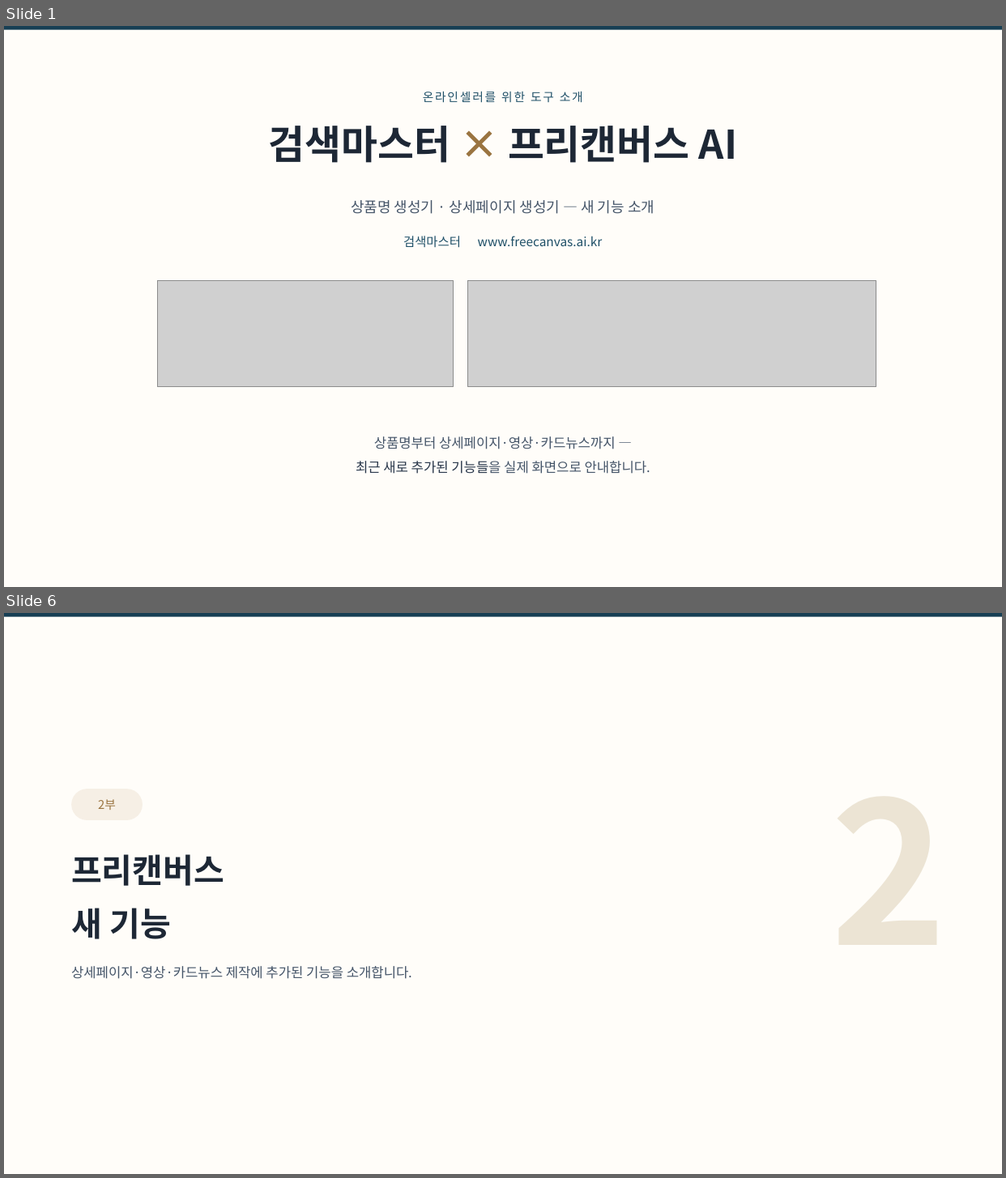
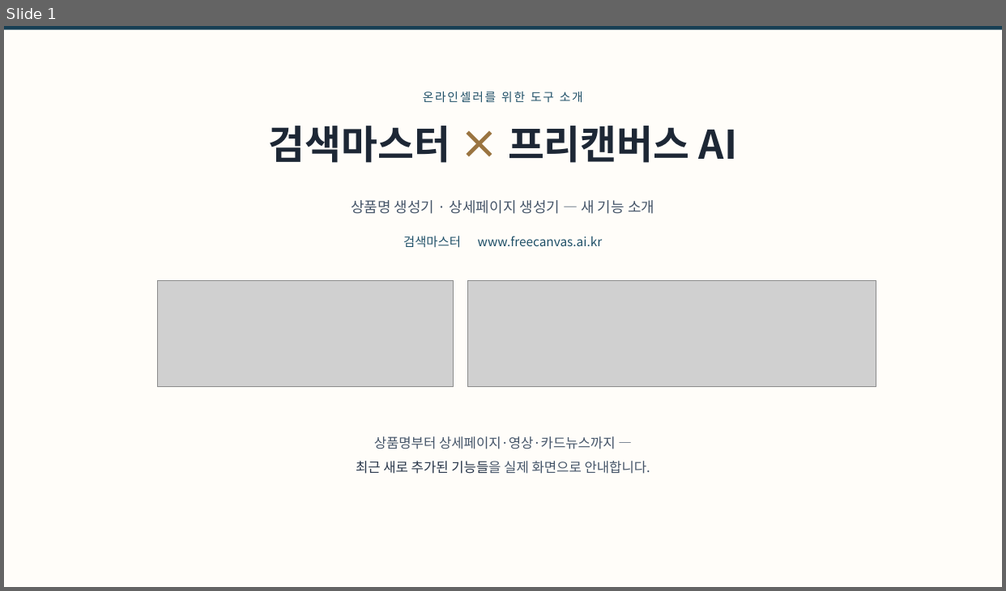
Before and after one commit to ramiteacher/searchmaster-x-freecanvas, a slide deck: slides.pptx. Shown one above the other, each under a label of ours: slides 1 and 6 before the commit, slide 1 after it; the slides between them are not shown. The pictures are 1006x1178 and 1006x591 pixels, drawn with LibreOffice and Linux fonts; fonts in the diff are those of the drawing; grey boxes stand for pictures. Boxes give left, top, right and bottom in pixels: in the first picture for what was removed or moved away, otherwise in the second. Text is boxed around its words. In the diff, an @@ line names an element or a change of style, - is before the commit and + after.

Commit message:
컴팩트 개편: 15장, 7/16 업데이트(AI 이미지 필터·숏폼 개편) 반영, 실물 결과 스샷 추가

```diff
--- a/slides.pptx
+++ b/slides.pptx
@@ slide 6 removed at <box>4,613,1002,1174</box>, background #FFFFFF @@
@@ rectangle removed at <box>4,613,1002,1174</box> @@
@@ rectangle removed at <box>4,613,1002,617</box> @@
@@ rounded rectangle removed at <box>71,789,143,820</box> @@
-2부
@@ text removed at <box>71,854,412,979</box> @@
-프리캔버스
-새 기능
-상세페이지·영상·카드뉴스 제작에 추가된 기능을 소개합니다.
```
Also in this commit, not shown: 14 slides changed, 3 other slides removed, 1 other file.
